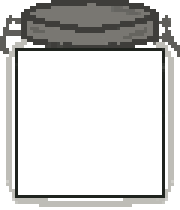
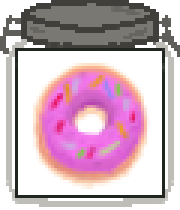
Layered file, before and after one edit (180×210). Changes by layer:
added group "Group 1" with 2 layers above "New group" over [27, 21, 150, 189]
added layer "Layer 12" in group "Group 1" over [42, 69, 141, 186]
added layer "Layer 11" in group "Group 1" over [27, 21, 150, 189]
hid "Background" over [15, 21, 150, 189]
